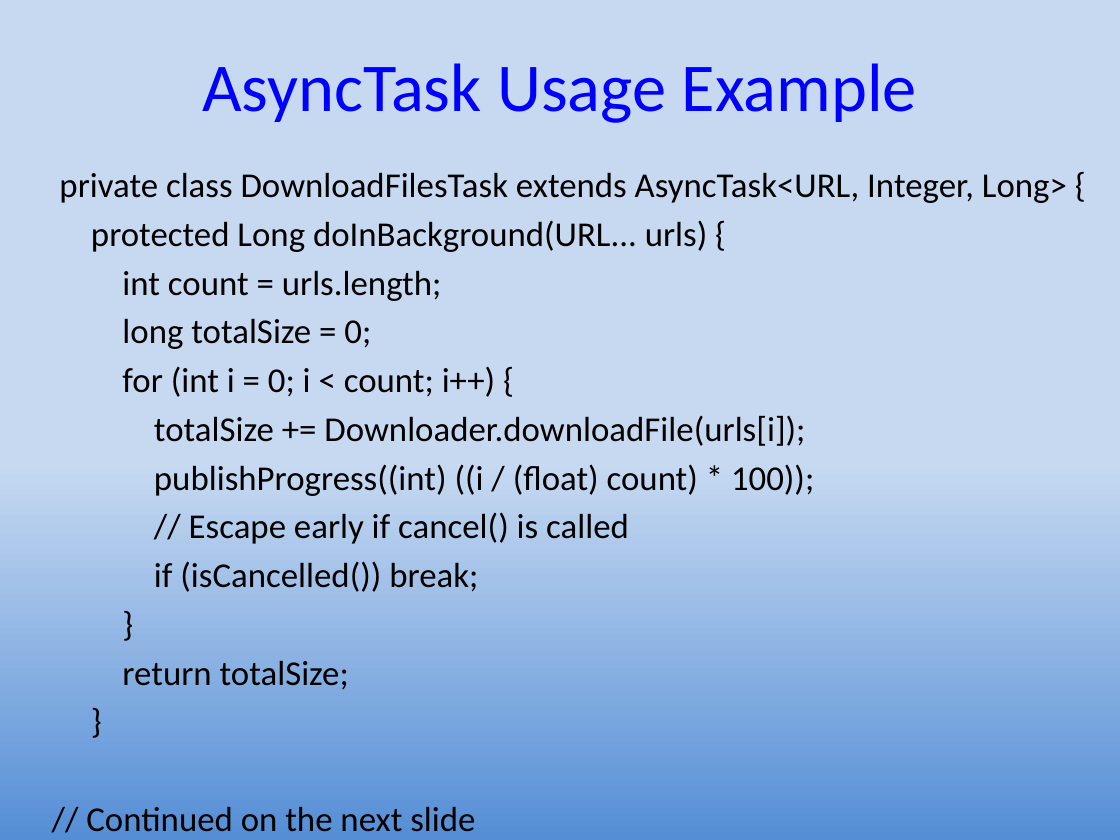
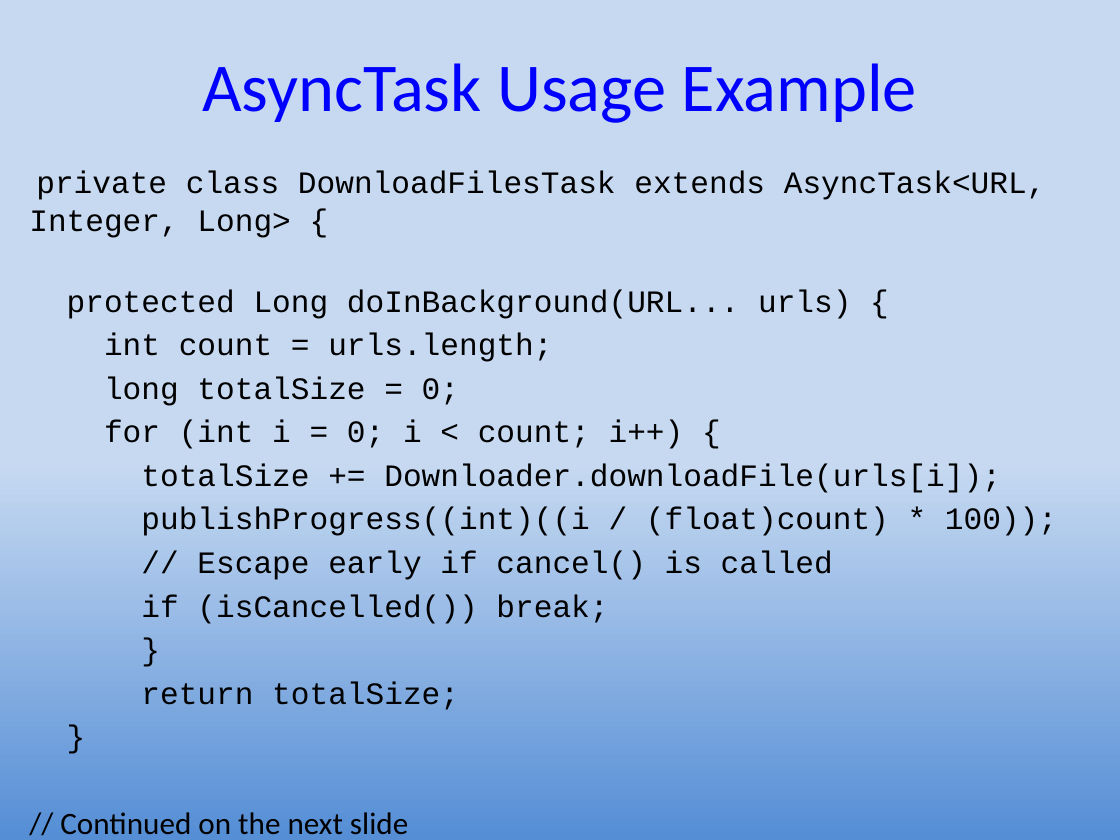
Before and after one commit to UO-CIS/CIS399Android-CourseMaterials, a slide deck: slide 34 of NotesAndSlides/CIS399Wk3Day1-HandlingData.pptx. Drawn at 1120x840 pixels with LibreOffice and Linux fonts; fonts in the diff are those of the drawing. Boxes give left, top, right and bottom in pixels: in the first picture for what was removed or moved away, otherwise in the second. Text is boxed around its words. In the diff, an @@ line names an element or a change of style, - is before the commit and + after.

```diff
--- a/NotesAndSlides/CIS399Wk3Day1-HandlingData.pptx
+++ b/NotesAndSlides/CIS399Wk3Day1-HandlingData.pptx
@@ text "private class DownloadFilesTask extends AsyncTask<URL, ...": place and size @@
-text "private class DownloadFilesTask extends AsyncTask<URL, ..." at <box>59,172,1067,689</box>
+text "private class DownloadFilesTask extends AsyncTask<URL, ..." at <box>29,171,1057,710</box>
@@ text at <box>29,171,1046,710</box>: size 22.4 to 20 pt in "private class DownloadFilesTask extends AsyncTask<URL, Integ ...", "protected Long doInBackground(URL... urls) {", "int count = urls.length;", "long totalSize = 0;" and 8 more places; font Calibri to Courier New in "private class DownloadFilesTask extends AsyncTask<URL, Integ ...", "protected Long doInBackground(URL... urls) {", "int count = urls.length;", "long totalSize = 0;" and 7 more places @@
@@ text at <box>141,507,1057,536</box>: text changed; size 22.4 to 20 pt; font Calibri to Courier New @@
-publishProgress((int) ((i / (float) count) * 100));
+publishProgress((int)((i / (float)count) * 100));
```
Also in this commit, not shown: 5 other slides changed, 5 other files.
